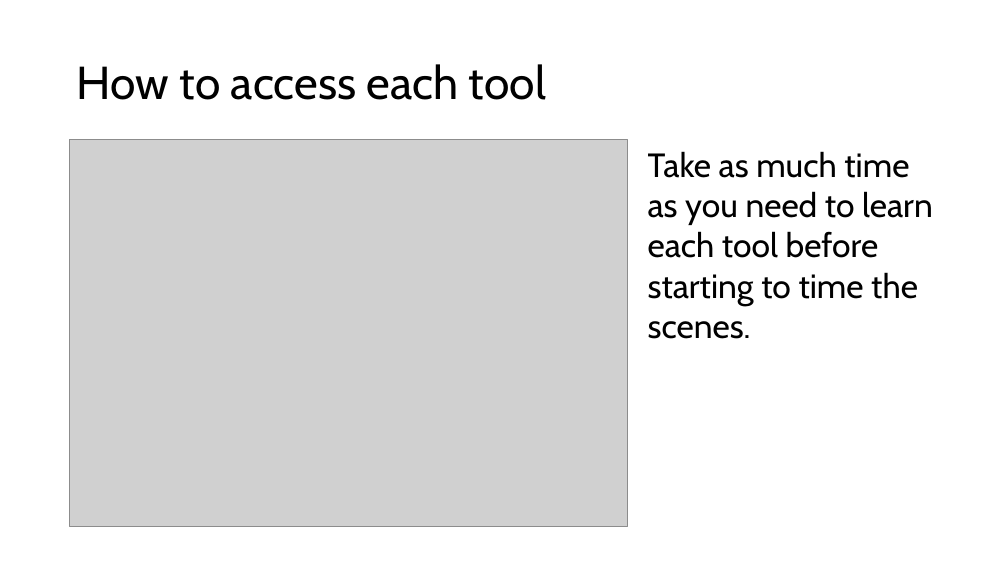
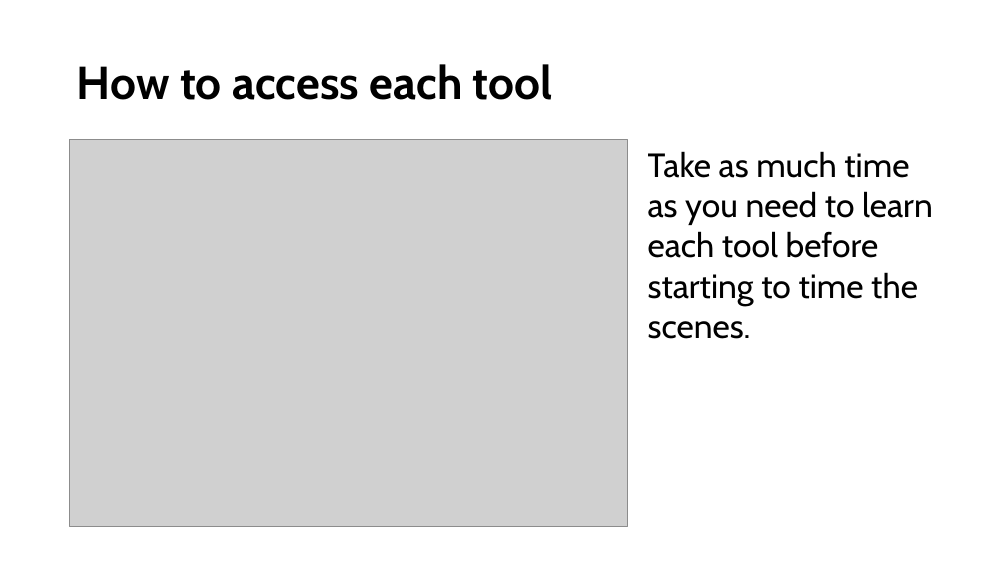
Before and after one commit to D761454/Tools-Development, a slide deck: slide 3 of PaletteInstructions.pptx. Drawn at 1008x567 pixels with LibreOffice and Linux fonts; fonts in the diff are those of the drawing; grey boxes stand for pictures. Boxes give left, top, right and bottom in pixels: in the first picture for what was removed or moved away, otherwise in the second. Text is boxed around its words. In the diff, an @@ line names an element or a change of style, - is before the commit and + after.

```diff
--- a/PaletteInstructions.pptx
+++ b/PaletteInstructions.pptx
@@ title "How to access each tool" at <box>77,64,553,100</box>: bold on @@
```
Also in this commit, not shown: 1 other slide changed.
